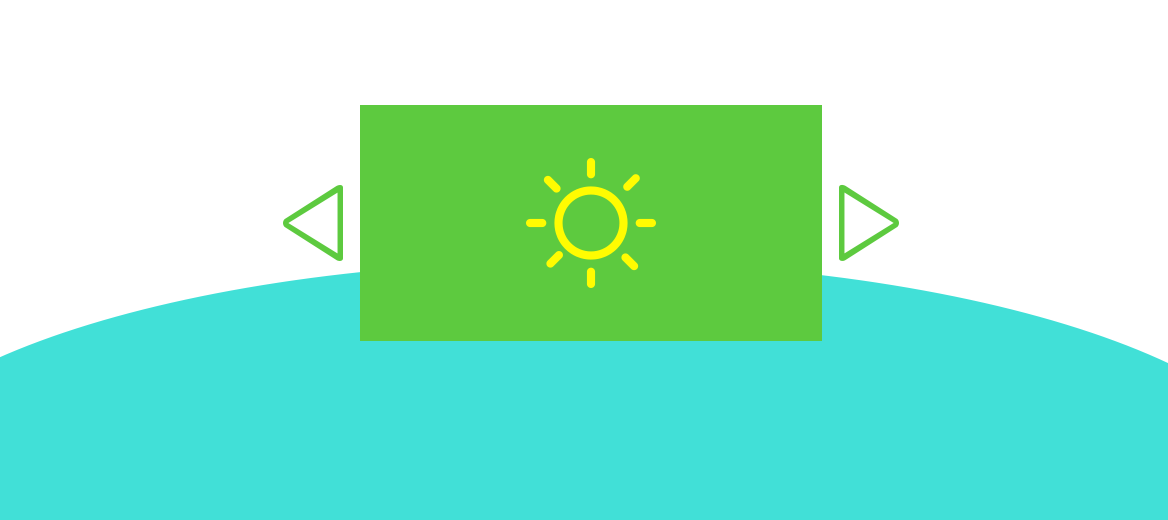
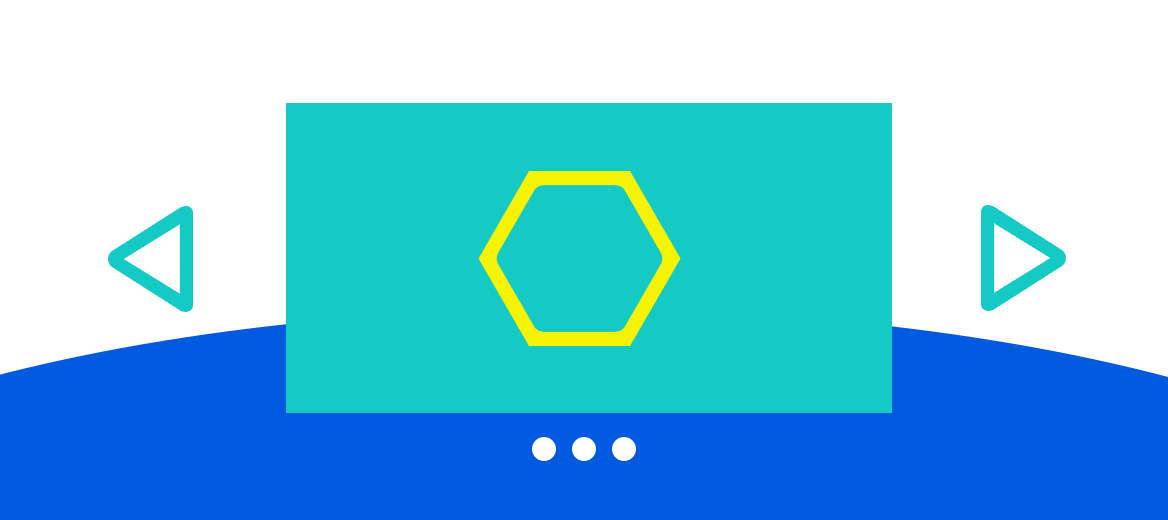
Comparing the layer stacks of the two 1168×520 images. Changes:
painted on "形状 1 拷贝" over 111, 185, 343, 309
painted on "形状 1" over 839, 185, 1063, 308
added layer "椭圆 2" above "形状 5" over 532, 437, 636, 461
added layer "形状 5" above "矩形 1" over 467, 161, 692, 356
moved "矩形 1" above "形状 3", painted on it over 286, 103, 892, 413
hid "形状 2", painted on it over 511, 158, 683, 345
painted on "椭圆 1" over 0, 261, 1168, 520
added layer "背景 拷贝" above "背景" over 0, 103, 1168, 520
